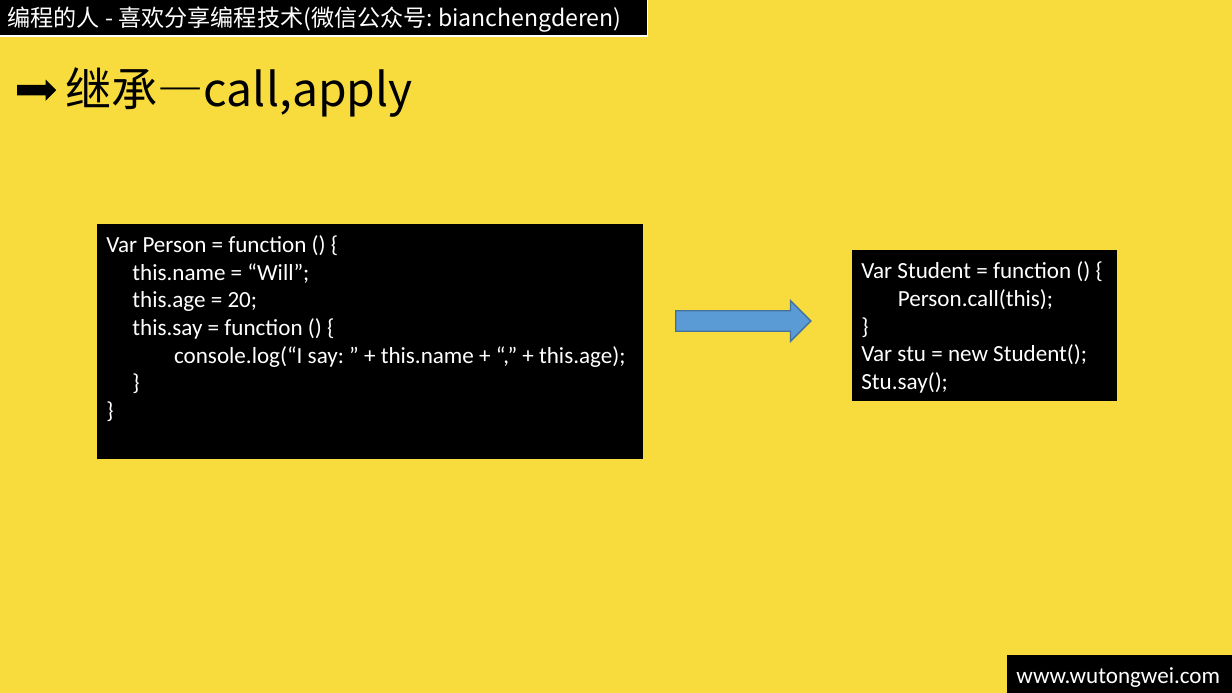
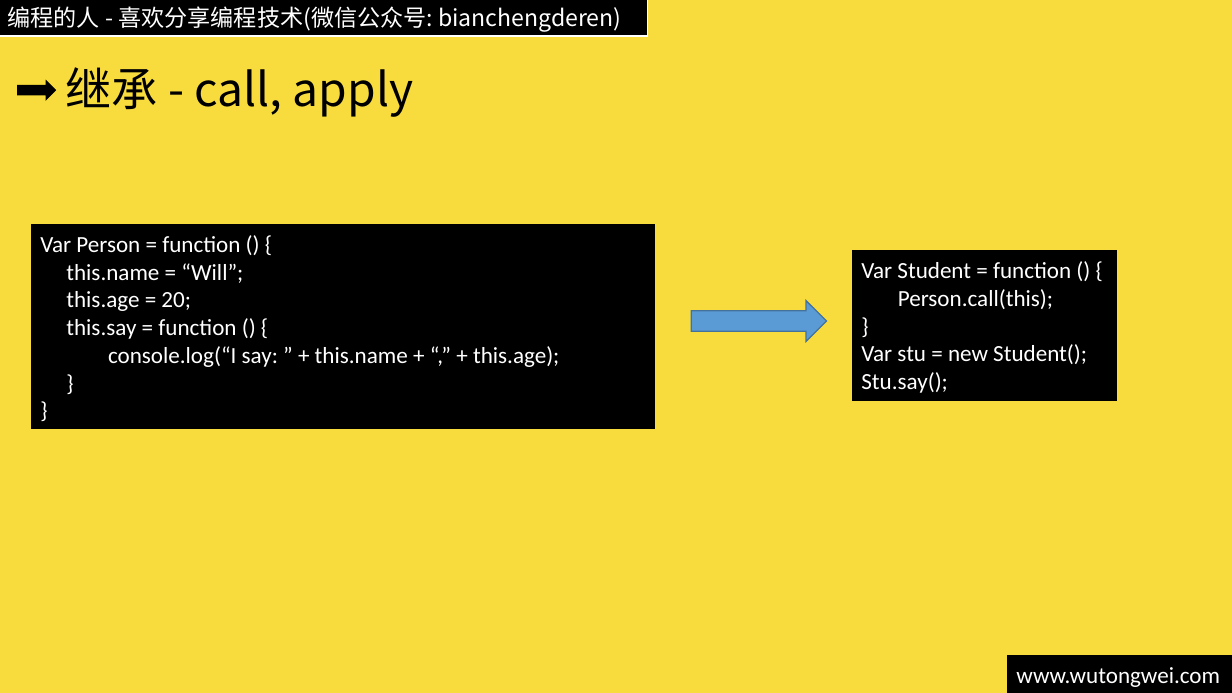
Before and after one commit to willculture/training, a slide deck: slide 28 of ppt/front-end/Javascript 面向对象.pptx (slide 15 before the commit). Drawn at 1232x693 pixels with LibreOffice and Linux fonts; fonts in the diff are those of the drawing. Boxes give left, top, right and bottom in pixels: in the first picture for what was removed or moved away, otherwise in the second. Text is boxed around its words. In the diff, an @@ line names an element or a change of style, - is before the commit and + after.

```diff
--- a/ppt/front-end/Javascript 面向对象.pptx
+++ b/ppt/front-end/Javascript 面向对象.pptx
@@ title at bbox=[65, 67, 413, 117]: text changed @@
-继承—call,apply
+继承 - call, apply
@@ rectangle "Var Person = function () ...": place and size @@
-rectangle "Var Person = function () ..." at bbox=[97, 225, 642, 457]
+rectangle "Var Person = function () ..." at bbox=[31, 225, 654, 428]
@@ right arrow: place and size @@
-right arrow at bbox=[676, 300, 811, 341]
+right arrow at bbox=[691, 300, 826, 341]
```
Also in this commit, not shown: 5 other slides changed, 23 slides added, 9 slides removed, 3 other files.
